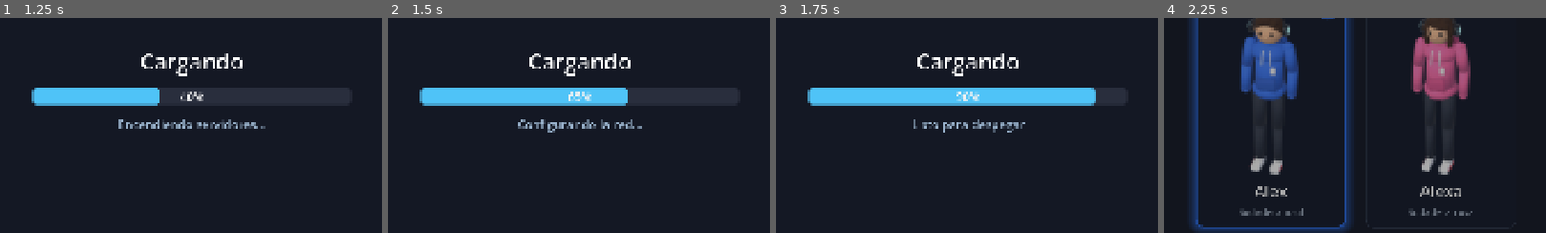
Above: before the commit, frames 1-4 (left to right).
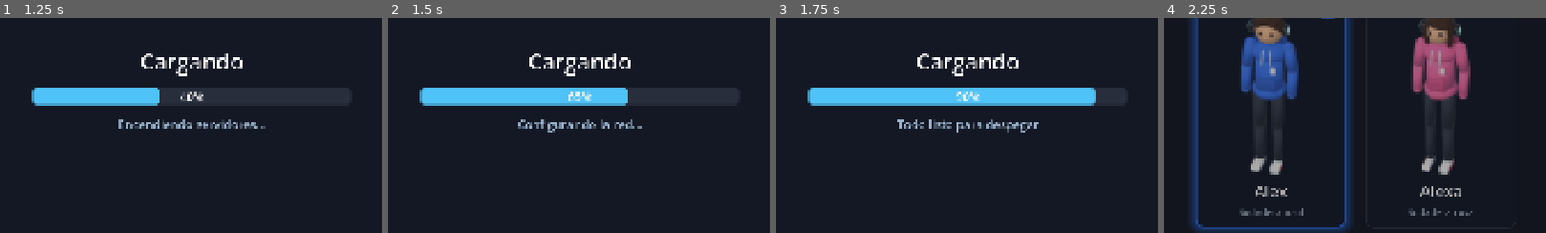
Above: after the commit, the same moments.

Repository: SaidSar/server-flow-2d
Game: Godot game, scene res://scenes/main/main.tscn
The game is run twice, just before and just after one commit, with the same random seed, the same clock (stepped at 60 frames per second) and the same inputs.
Inputs (mouse positions are % of the whole screen's width and height, from its top left):
- Up to frame 1 (1.25 s): click "Nueva partida" at 0.5 s
- Up to frame 2 (1.5 s): move the mouse to (72, 45) at 1.27 s; click (72, 45) at 1.42 s
- Up to frame 3 (1.75 s): no input
- Up to frame 4 (2.25 s): move the mouse to (30, 55) at 2.02 s; click (30, 55) at 2.17 s
The pictures show only the part of the screen within x 25-75%, y 33-83%; the shares and areas given below are measured in that part.

Frames 1-2 are identical in both runs. In frame 3, 0.9% of the frame differs, in the area x 31-69%, y 47-54%; in frame 4, nothing differs.

Commit message:
feat: textos con género y la CEO ahora se llama Briseida
TextUtil.g() y el formato "{masculino|femenino}" eligen la forma
según el personaje. Lo usan los tutoriales de BYTE y el diálogo de la
CEO. Los textos que se ven antes de elegir personaje quedan neutros.
Valeria pasa a ser Briseida y su retrato muestra "B".

Co-Authored-By: Claude Opus 5.5 <noreply@anthropic.com>

Diff:
--- a/resources/waves/scale_up_1.tres
+++ b/resources/waves/scale_up_1.tres
@@ -8,4 +8,4 @@
 ramp = Vector2(0.3, 0.5)
 spikes = Array[Vector3]([])
 ddos = Array[Vector3]([])
-tutorial_text = "Bienvenido a la etapa Scale-up. Ahora puedes agregar servidores: con 2 o más se activa el Load Balancer."
+tutorial_text = "Bienvenid{o|a} a la etapa Scale-up. Ahora puedes agregar servidores: con 2 o más se activa el Load Balancer."
--- a/scenes/ui/dialog_box.tscn
+++ b/scenes/ui/dialog_box.tscn
@@ -65,7 +65,7 @@
 grow_vertical = 2
 theme_override_colors/font_color = Color(1, 1, 1, 1)
 theme_override_font_sizes/font_size = 56
-text = "V"
+text = "B"
 horizontal_alignment = 1
 vertical_alignment = 1
 
@@ -96,7 +96,7 @@
 layout_mode = 2
 theme_override_colors/font_color = Color(0.352941, 0.662745, 1, 1)
 theme_override_font_sizes/font_size = 30
-text = "Valeria"
+text = "Briseida"
 
 [node name="RoleLabel" type="Label" parent="Window/Row/Text/Header"]
 unique_name_in_owner = true
--- a/scenes/ui/title_menu.tscn
+++ b/scenes/ui/title_menu.tscn
@@ -203,7 +203,7 @@
 [node name="QuestionLabel" type="Label" parent="QuitConfirmPanel/Center/Window/Content"]
 layout_mode = 2
 theme_override_font_sizes/font_size = 36
-text = "¿Estás seguro de que quieres salir?"
+text = "¿Quieres salir del juego?"
 horizontal_alignment = 1
 autowrap_mode = 3
 
--- a/scripts/autoload/simulation.gd
+++ b/scripts/autoload/simulation.gd
@@ -8,7 +8,7 @@
 signal tick(snapshot: SimSnapshot)
 ## Cambió el recurso cuello de botella (&"" = ya no hay) o el nodo donde está.
 signal bottleneck_changed(resource: StringName, node: StringName)
-## Algo pasó (o dejó de pasar) el umbral de saturación. Lo usa el garage (rack rojo, Alex estresado).
+## Algo pasó (o dejó de pasar) el umbral de saturación. Lo usa el garage (rack rojo, avatar estresado).
 signal saturation_changed(is_saturated: bool)
 signal phase_changed(phase: Phase)
 signal wave_started(wave_number: int)
@@ -73,7 +73,7 @@
 var report: WaveReport
 ## Etapa completada cuya victoria el jugador aún no ha visto (pudo terminar mientras estaba en el garage).
 var pending_stage_report: WaveReport
-## Ronda de inversión que se entrega cuando el jugador acepta la victoria (después del diálogo de Valeria).
+## Ronda de inversión que se entrega cuando el jugador acepta la victoria (después del diálogo de Briseida).
 var pending_investment := 0
 var is_saturated := false
 var bottleneck: StringName = &""
--- a/scripts/dashboard/dashboard.gd
+++ b/scripts/dashboard/dashboard.gd
@@ -1,15 +1,16 @@
 extends Control
-## Panel de control (el monitor de la PC de Alex): HUD, monitor de tráfico y consola de mejoras.
+## Panel de control (el monitor de la PC del avatar): HUD, monitor de tráfico y consola de mejoras.
 ## Solo escucha a Simulation y le manda órdenes (comprar, siguiente oleada...); no calcula nada.
 
 const UPGRADE_BUTTON_SCENE := preload("res://scenes/dashboard/upgrade_button.tscn")
 ## Hueco al final de la consola: ahí flota el engranaje de Ajustes (esquina inferior derecha).
 const SETTINGS_SLOT_NAME := "SettingsSlot"
 ## La CEO que anuncia la ronda de inversión.
-const CEO_NAME := "Valeria"
+const CEO_NAME := "Briseida"
 const CEO_ROLE := "CEO"
 const CEO_COLOR := Color("#e0569b")
-const INVESTMENT_TEXT := "¡%s, lo logramos! Conseguimos una ronda de inversión: +%s monedas para escalar %s."
+## Con género (TextUtil.format): "{masculino|femenino}".
+const INVESTMENT_TEXT := "¡%s, lo logramos! Eres {el mejor|la mejor} SysAdmin que podíamos pedir. Conseguimos una ronda de inversión: +%s monedas para escalar %s."
 const INVESTMENT_BUTTON := "¡Vamos!"
 const SPEEDS: Array[float] = [1.0, 2.0]
 const BACK_FADE_SECONDS := 0.15
@@ -243,7 +244,7 @@
 func _on_wave_started(_wave_number: int) -> void:
 	_postmortem.hide()
 	_game_over.hide()
-	_byte.say(Simulation.wave.tutorial_text)
+	_byte.say(TextUtil.format(Simulation.wave.tutorial_text))
 	_refresh()
 
 #endregion
@@ -352,11 +353,11 @@
 
 func _on_victory_continue() -> void:
 	_victory.hide()
-	# Antes de entregar la ronda de inversión, Valeria la anuncia.
+	# Antes de entregar la ronda de inversión, Briseida la anuncia.
 	if Simulation.pending_investment > 0:
 		var avatar := GameState.avatar_name if not GameState.avatar_name.is_empty() else "equipo"
 		_dialog.show_dialog(CEO_NAME, CEO_ROLE,
-			INVESTMENT_TEXT % [avatar, NumberFormat.thousands(Simulation.pending_investment), _company_name()],
+			TextUtil.format(INVESTMENT_TEXT % [avatar, NumberFormat.thousands(Simulation.pending_investment), _company_name()]),
 			INVESTMENT_BUTTON, CEO_COLOR)
 		await _dialog.closed
 	Simulation.acknowledge_stage_report()
--- a/scripts/resources/simulation_config.gd
+++ b/scripts/resources/simulation_config.gd
@@ -43,7 +43,7 @@
 @export_group("Umbrales")
 ## Las barras pasan a amarillo arriba de este valor.
 @export var warning_utilization := 0.65
-## Cuello de botella: barras en rojo, rack rojo y Alex estresado.
+## Cuello de botella: barras en rojo, rack rojo y avatar estresado.
 @export var saturation_utilization := 0.85
 ## Debajo de esto la respuesta es rápida (verde); arriba, lenta (amarillo).
 @export var fast_latency_ms := 200.0
--- a/scripts/ui/dialog_box.gd
+++ b/scripts/ui/dialog_box.gd
@@ -2,7 +2,7 @@
 extends Control
 ## Diálogo reutilizable: retrato, hablante, texto y un botón.
 ## Sin arte, el retrato es un círculo de color con las iniciales del hablante.
-## Uso: dialog.show_dialog("Valeria", "CEO", texto, "¡Vamos!", color); await dialog.closed
+## Uso: dialog.show_dialog("Briseida", "CEO", texto, "¡Vamos!", color); await dialog.closed
 
 signal closed
 
--- a/scripts/ui/loading_screen.gd
+++ b/scripts/ui/loading_screen.gd
@@ -7,7 +7,7 @@
 	"Conectando cables…",
 	"Encendiendo servidores…",
 	"Configurando la red…",
-	"Listo para despegar",
+	"Todo listo para despegar",
 ]
 
 @onready var _progress_bar: ProgressBar = %ProgressBar
--- /dev/null
+++ b/scripts/ui/text_util.gd
@@ -0,0 +1,25 @@
+class_name TextUtil
+extends RefCounted
+## Textos con género: eligen la forma según el personaje de la partida (AvatarData.gender).
+## Prefiere frases neutras y usa esto solo donde no se pueda.
+
+## "{masculino|femenino}", p. ej. "Bienvenid{o|a}" o "{el mejor|la mejor}".
+const GENDER_PATTERN := "\\{([^{}|]*)\\|([^{}|]*)\\}"
+
+static var _gender_regex: RegEx
+
+
+## g("Bienvenido", "Bienvenida"). `gender` vacío = el del personaje de la partida.
+static func g(masculine: String, feminine: String, gender: String = "") -> String:
+	return feminine if _resolve(gender) == "f" else masculine
+
+
+## Reemplaza cada "{masculino|femenino}" por la forma que toca. Sirve para textos de datos (.tres).
+static func format(text: String, gender: String = "") -> String:
+	if _gender_regex == null:
+		_gender_regex = RegEx.create_from_string(GENDER_PATTERN)
+	return _gender_regex.sub(text, "$2" if _resolve(gender) == "f" else "$1", true)
+
+
+static func _resolve(gender: String) -> String:
+	return gender if not gender.is_empty() else GameState.get_avatar().gender
Not shown, added: scripts/ui/text_util.gd.uid
